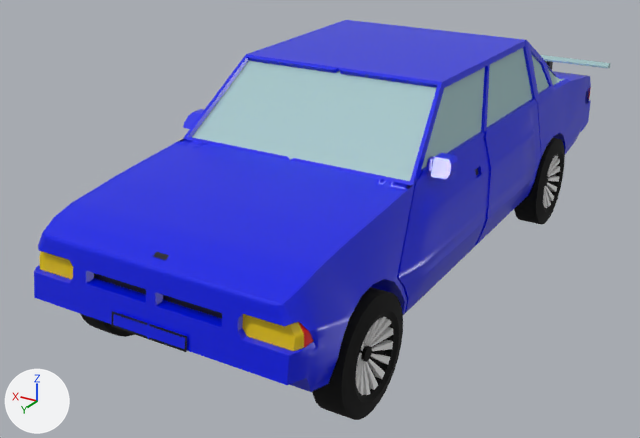
The FBX model Objects/Car01.fbx as it was, and as the next commit left it.
Camera for both pictures: a 50 mm camera at (-10.26, 18.49, 8.81) aimed at (0.89, -0.08, -0.47). Arrows for +X, +Y and +Z are at lower left; the lights stay in place. Vertices at the same position are counted once.

The scene before the commit, as lines of its bpy script (objects in view):
```python
me_cube = bpy.data.meshes.new('Cube')
me_cube.from_pydata(...)  # 26576 vertices, 26436 faces; spans x -4.0..4.0, y -10.2..7.7, z -0.9..3.8
# faces by material slot: [20790, 896, 4318, 216, 216]
me_cube.materials.append(mat_body)  # blue #0017e7
me_cube.materials.append(mat_glass)  # cyan #a2c4c6
me_cube.materials.append(mat_black)  # black #000000
me_cube.materials.append(mat_headlights)  # yellow #e7c600
me_cube.materials.append(mat_rearlights)  # red #e70004
me_cube_006 = bpy.data.meshes.new('Cube.006')
me_cube_006.from_pydata(...)  # 420 vertices, 421 faces; spans x -3.5..-2.46, y 3.72..6.31, z -1.89..0.71
# faces by material slot: [361, 60]
me_cube_006.materials.append(mat_material)  # black #000000
me_cube_006.materials.append(mat_material_001)  # white #e7e7e7
me_cube_010 = bpy.data.meshes.new('Cube.010')
me_cube_010.from_pydata(...)  # 420 vertices, 421 faces; spans x -3.5..-2.46, y -7.55..-4.96, z -1.89..0.71
# faces by material slot: [361, 60]
me_cube_010.materials.append(mat_material)  # black #000000
me_cube_010.materials.append(mat_material_001)  # white #e7e7e7
ob_carbody = bpy.data.objects.new('CarBody', me_cube)
ob_carbody.location = (0.0, 0.0, 0.0)
ob_frontwheel2 = bpy.data.objects.new('FrontWheel2', me_cube_006)
ob_frontwheel2.location = (0.0, 0.0, 0.0)
ob_rearwheel2 = bpy.data.objects.new('RearWheel2', me_cube_010)
ob_rearwheel2.location = (0.0, 0.0, 0.0)
```
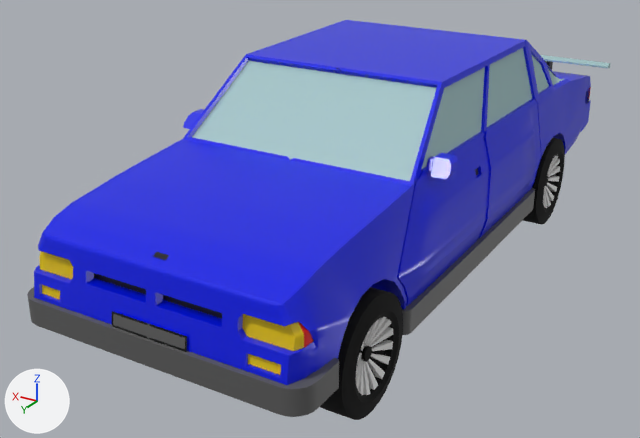
Changed parts and their boxes [x1, y1, x2, y2] in the pictures (640 x 438 px; the box of a moved part takes in the faces that stretch with it):
'CarBody', reshaped (7% taller): before [34, 20, 611, 392]; after [27, 20, 611, 417]
part 1 of me_cube, added: after [27, 287, 339, 417]
part 2 of me_cube, added: after [402, 188, 535, 335]
part 3 of me_cube, moved or reshaped: [39, 67, 342, 377] in both
part 4 of me_cube, recoloured: before [44, 292, 273, 372]; after [47, 291, 276, 371]
part 5 of me_cube, recoloured (blue to grey): [113, 314, 185, 349] in both

Edits to the bpy script that builds the scene:
```text
Add mat_metal:
    mat_metal = principled_material('Metal')
    mat_metal.base_color = (0.109, 0.109, 0.109)  # dark grey #5d5d5d
Change me_cube:
    used by ob_carbody; location = (0.0, 0.0, 0.0)
    remove me_cube.from_pydata(...)  # 26576 vertices, 26436 faces; spans x -4.0..4.0, y -10.2..7.7, z -0.9..3.8
    add me_cube.from_pydata(...)  # 27023 vertices, 26801 faces; spans x -4.0..4.0, y -10.4..7.8, z -0.9..3.8
    me_cube part 1: a new loose piece of 112 vertices spanning x -3.5..3.5, y 6.5..7.8, z -0.5..0.1, in mat_metal (dark grey #5d5d5d)
    me_cube part 2: a new loose piece of 64 vertices spanning x -3.4..-2.4, y -4.9..3.5, z -0.9..-0.4, in mat_metal (dark grey #5d5d5d)
    me_cube part 3
    14 vertices are removed from x -2.8..2.8, y 0.5..7.6, z 0.4..3.8
    97 faces are deleted
    23 vertices move within x -2.8..2.8, y 0.6..7.6, z 0.3..3.8
    57 vertices are added at x -2.9..2.9, y 0.5..7.6, z 0.2..3.8
    88 new faces join them, mat_body (blue #0017e7)
    12 new faces join them, mat_glass (cyan #a2c4c6)
    44 new faces join them, mat_headlights (yellow #e7c600)
    me_cube part 4: 5 faces spanning x -2.8..2.8, y 7.6, z 0.3 switch from mat_body (blue #0017e7) to mat_headlights (yellow #e7c600)
    me_cube part 5: 306 faces spanning x -3.4..3.4, y -10.2..7.7, z 0.1..1.1 switch from mat_body (blue #0017e7) to mat_metal (dark grey #5d5d5d)
```
